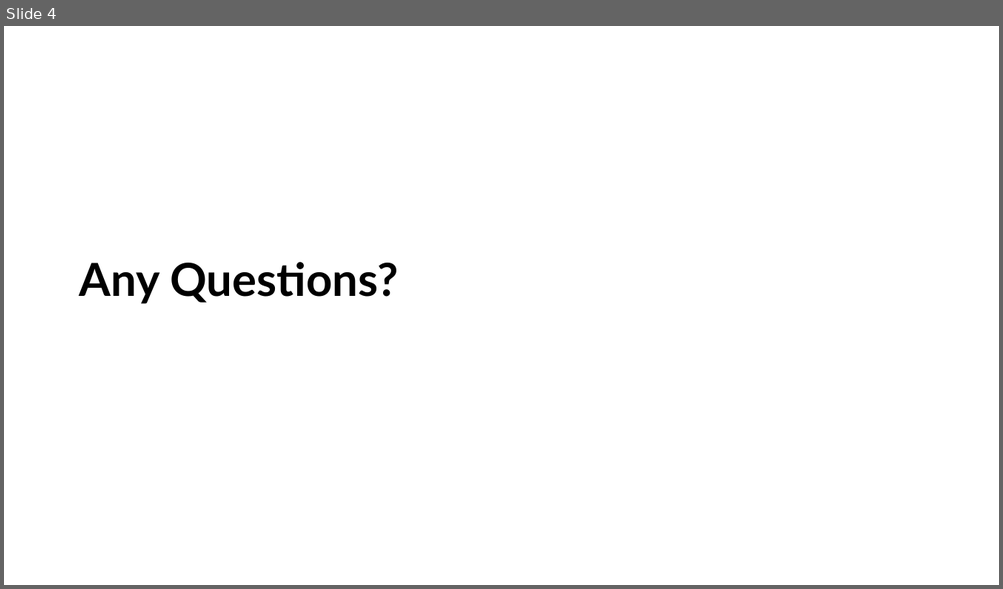
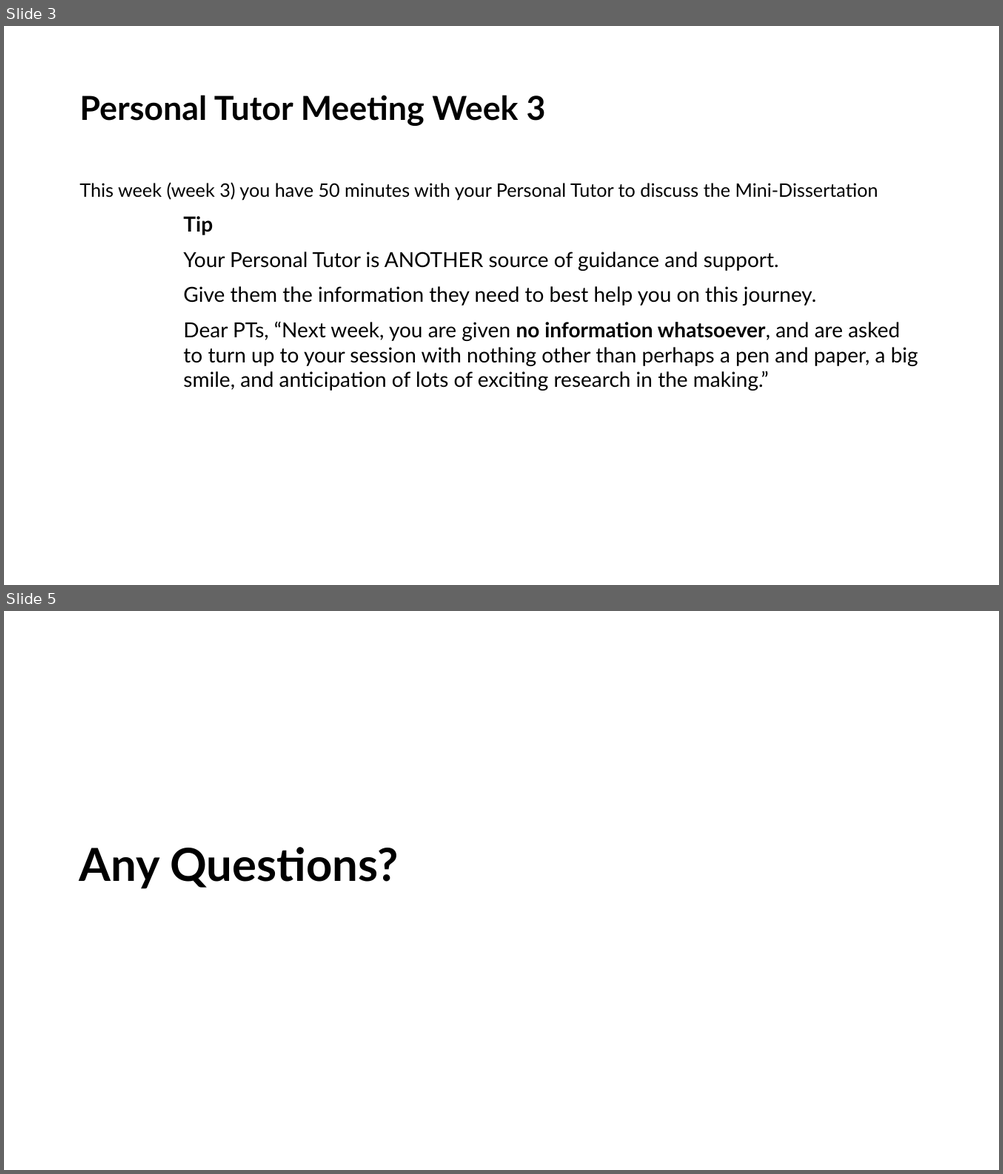
Before and after one commit to LittleMonkeyLab/PS52007Dslides, a slide deck: _site/lectures/Lecture03/Lecture03.pptx. Shown one above the other, each under a label of ours: slide 4 before the commit, slides 3 and 5 after it; the slides between them are not shown. The pictures are 1003x589 and 1003x1174 pixels, drawn with LibreOffice and Linux fonts; fonts in the diff are those of the drawing; background and template pictures are left out. Boxes give left, top, right and bottom in pixels: in the first picture for what was removed or moved away, otherwise in the second. Text is boxed around its words. In the diff, an @@ line names an element or a change of style, - is before the commit and + after.

```diff
--- a/_site/lectures/Lecture03/Lecture03.pptx
+++ b/_site/lectures/Lecture03/Lecture03.pptx
@@ slide 3 added at (4,26,999,585), background #FFFFFF @@
@@ title added at (79,95,546,126), 32 pt, text #000000, bold @@
+Personal Tutor Meeting Week 3
@@ text added at (79,182,918,391), 20 pt, text #000000 @@
+This week (week 3) you have 50 minutes with your Personal Tutor to discuss the Mini-Dissertation
+Tip
+Your Personal Tutor is ANOTHER source of guidance and support.
+Give them the information they need to best help you on this journey.
+Dear PTs, “Next week, you are given no information whatsoever, and are asked to turn up to your session with nothing other than perhaps a pen and paper, a big smile, and anticipation of lots of exciting research in the making.”
@@ what was slide 4 is now slide 5 @@
```
Also in this commit, not shown: 2 slides changed, 22 other slides added, 1 slide removed, 47 other files.
